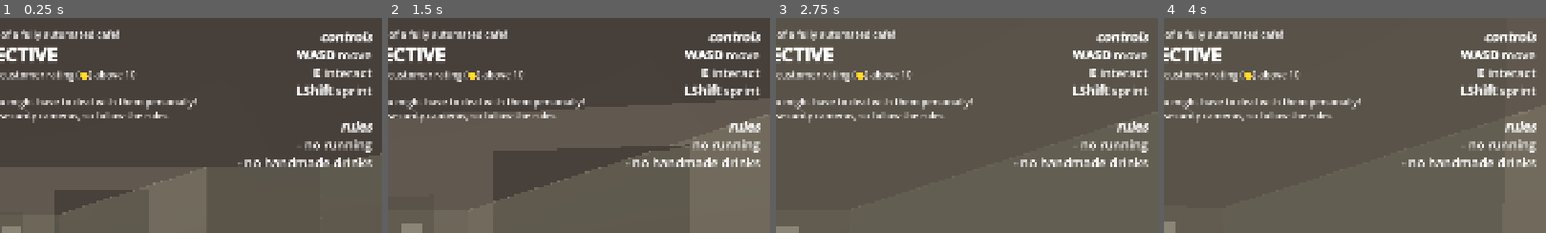
Above: before the commit, frames 1-4 (left to right).
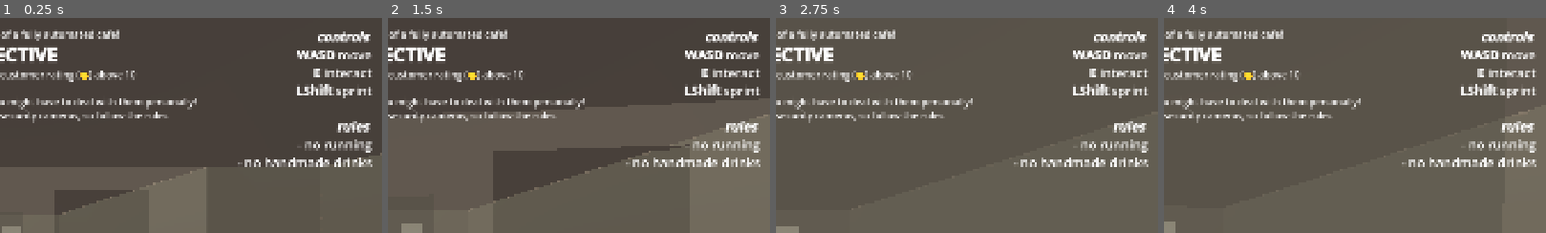
Above: after the commit, the same moments.

Repository: Sunday-Studio-Team/cafe
Game: Godot game, scene res://main.tscn
Two runs of this game, one before a commit and one after it. Both use one fixed random seed, a clock stepped at 60 frames per second and the inputs below.
Inputs (mouse positions are % of the whole screen's width and height, from its top left):
- Up to frame 1 (0.25 s): no input
- Up to frame 2 (1.5 s): move the mouse to (55, 50) at 0.52 s; hold E (interact) 0.53-1.28 s; hold W (move_forward) from 0.53 s (still down); move the mouse to (45, 50) at 1.27 s; tap Shift (sprint) at 1.35 s
- Up to frame 3 (2.75 s): keep holding W (move_forward); move the mouse to (52, 48) at 2.02 s; tap I at 2.1 s
- Up to frame 4 (4 s): keep holding W (move_forward); move the mouse to (49, 52) at 2.77 s; tap E (interact) at 2.85 s; tap Enter at 3.5 s; move the mouse to (57, 51) at 3.52 s; hold Shift (sprint) from 3.53 s (still down)
The pictures show only the part of the screen within x 50-100%, y 0-50%; the shares and areas given below are measured in that part.

The runs differ from the first frame. In frame 1, 0.8% of the frame differs, in the area x 83-98%, y 6-54%; in frame 2, 0.8%; in frame 3, 0.8%; in frame 4, 0.8%.

Commit message:
fix controls/rules ui getting cut off slightly

Diff:
--- a/godot/main.tscn
+++ b/godot/main.tscn
@@ -263,17 +263,16 @@
 theme_override_font_sizes/bold_font_size = 32
 theme_override_font_sizes/bold_italics_font_size = 32
 bbcode_enabled = true
-text = "[b][i]controls[/i][/b]
+text = "[b][i]controls [/i][/b]
 [b]WASD[/b] move
 [b]E[/b] interact
 [b]LShift[/b] sprint
 
-[b][i]rules[/i][/b]
+[b][i]rules [/i][/b]
 - no running
 - no handmade drinks"
 fit_content = true
 horizontal_alignment = 2
-vertical_alignment = 2
 
 [node name="Spacer" type="Control" parent="UI/MarginContainer/VBoxContainer" unique_id=1118819587]
 layout_mode = 2
--- a/godot/ui.gd
+++ b/godot/ui.gd
@@ -56,7 +56,6 @@
 		p.s. your boss is watching on the security cameras, so follow the rules."
 		% [Global.float_to_price(Global.goal_profit), Global.goal_customer_score]
 	)
-
 	await get_tree().create_timer(20, false).timeout
 	objective.hide()
 
